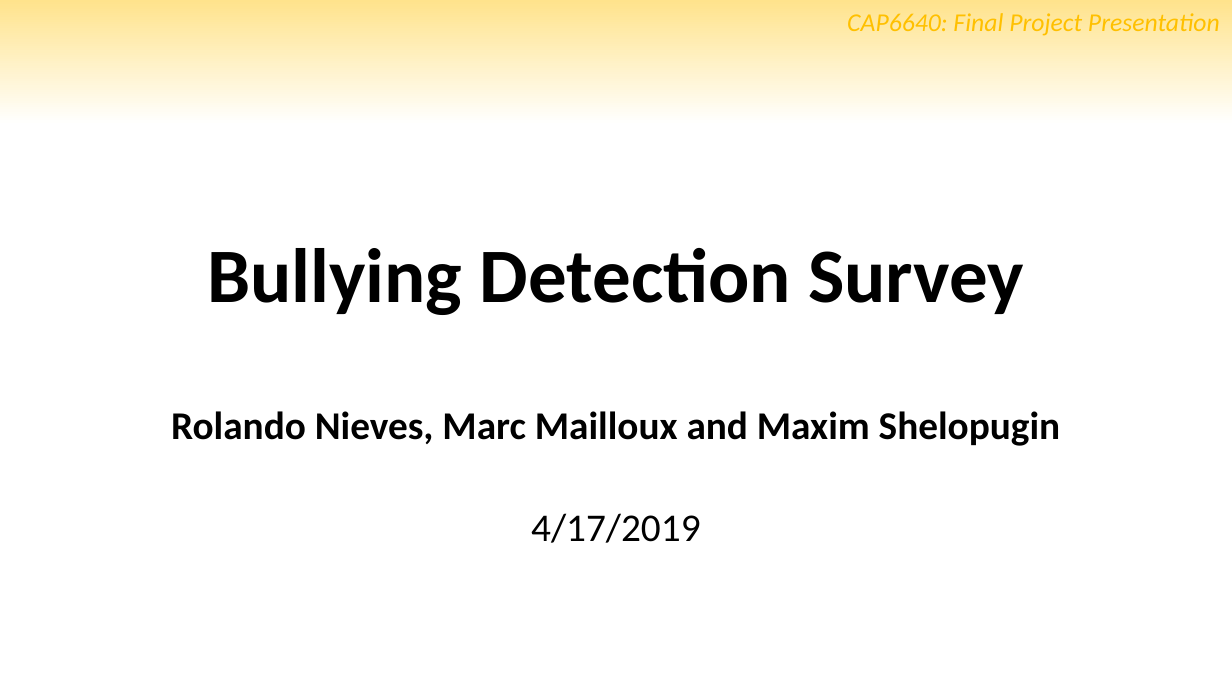
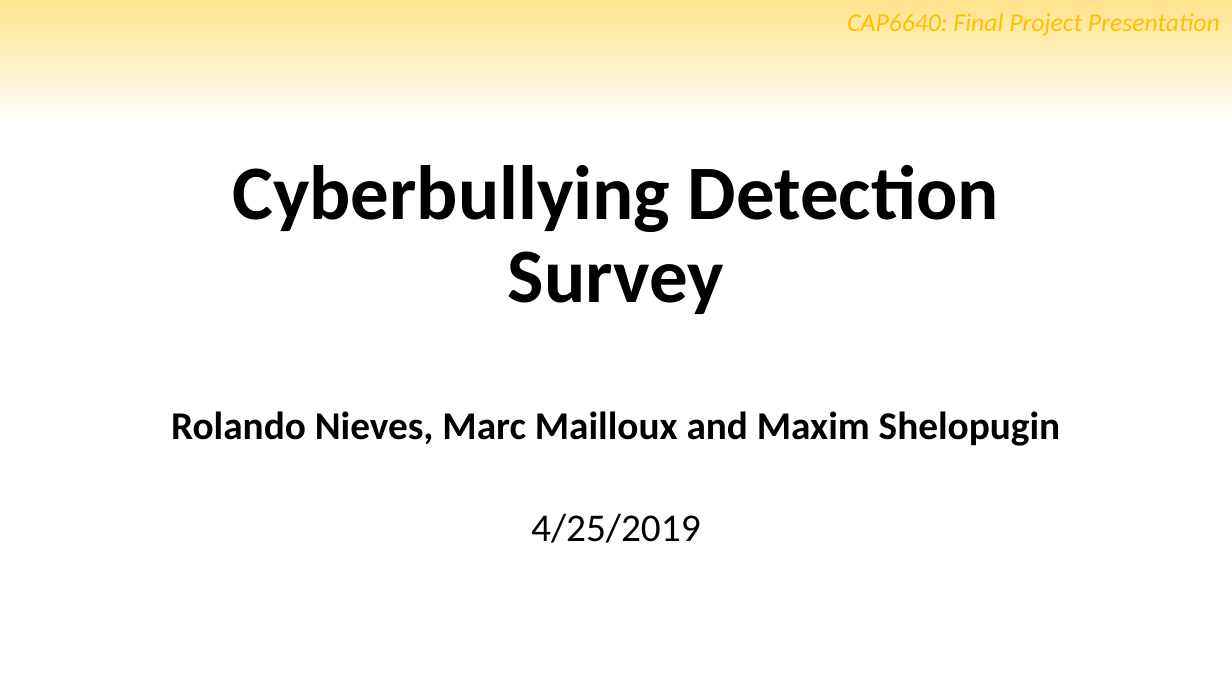
Before and after one commit to marctheshark3/UCF-NLP-Bullydetection, a slide deck: slide 1 of slides.pptx. Drawn at 1232x693 pixels with LibreOffice and Linux fonts; fonts in the diff are those of the drawing; background and template pictures are left out. Boxes give left, top, right and bottom in pixels: in the first picture for what was removed or moved away, otherwise in the second. Text is boxed around its words. In the diff, an @@ line names an element or a change of style, - is before the commit and + after.

```diff
--- a/slides.pptx
+++ b/slides.pptx
@@ title at (232,165,999,314): text changed @@
-Bullying Detection Survey
+Cyberbullying Detection Survey
@@ subtitle at (531,513,700,543): text changed @@
-4/17/2019
+4/25/2019
```
Also in this commit, not shown: 7 other slides changed.
